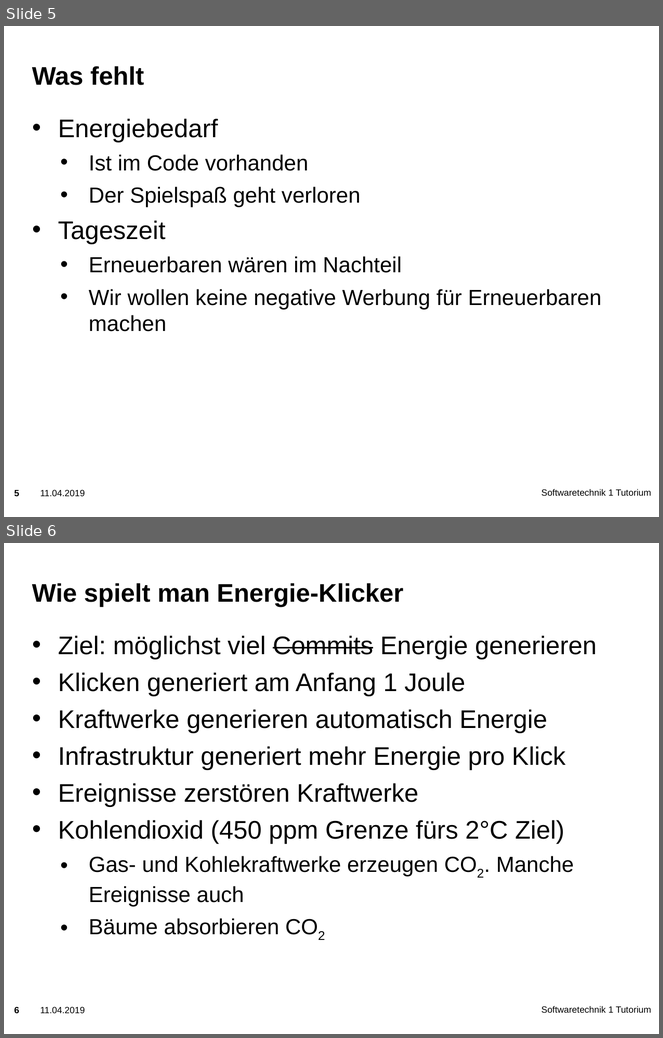
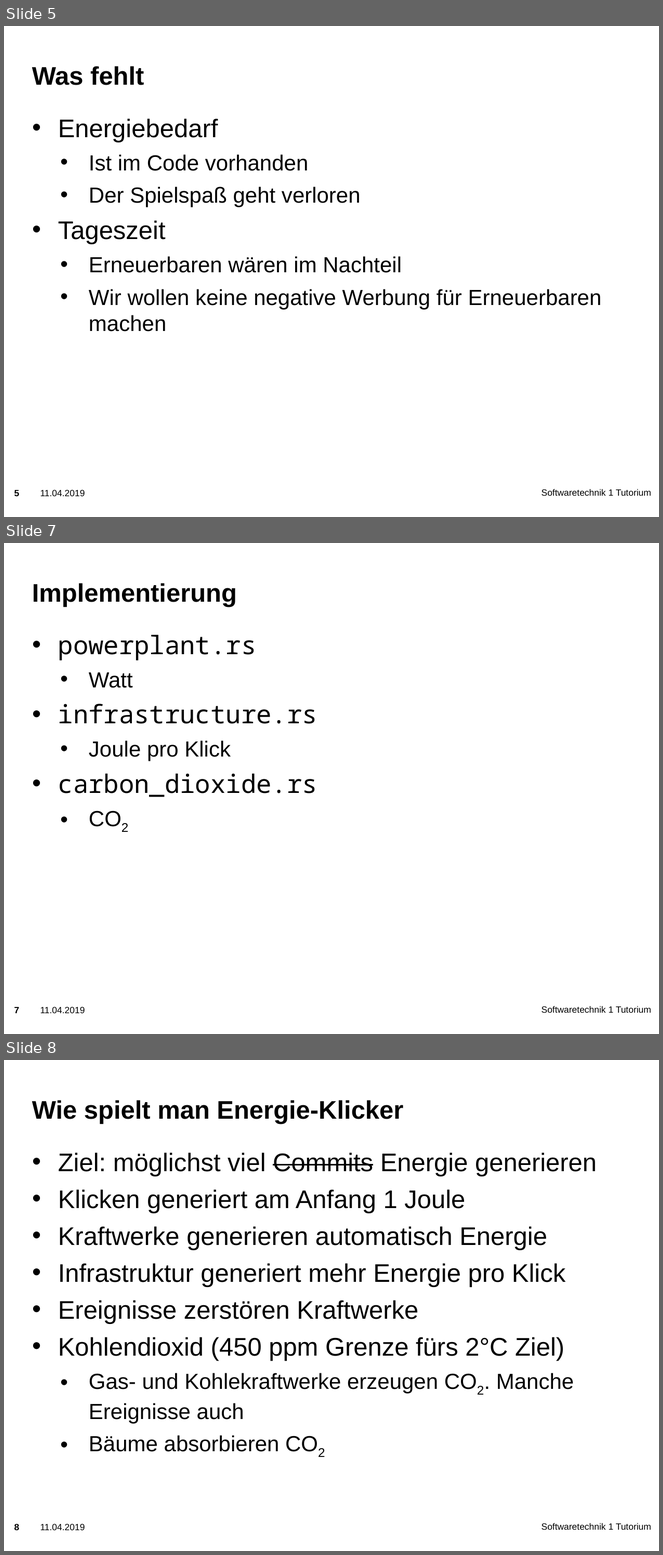
Before and after one commit to zyxsachin/embeddedRust, a slide deck: presentation.pptx. Shown one above the other, each under a label of ours: slides 5 and 6 before the commit, slides 5, 7 and 8 after it; the slides between them are not shown. The pictures are 663x1038 and 663x1555 pixels, drawn with LibreOffice and Linux fonts; fonts in the diff are those of the drawing; background and template pictures are left out. Boxes give left, top, right and bottom in pixels: in the first picture for what was removed or moved away, otherwise in the second. Text is boxed around its words. In the diff, an @@ line names an element or a change of style, - is before the commit and + after.

```diff
--- a/presentation.pptx
+++ b/presentation.pptx
@@ slide 7 added at bbox=[4, 543, 659, 1034], background picture (left out); not listed: 3 template elements that a slide beside it also shows @@
@@ title added at bbox=[32, 583, 237, 607], 28 pt, text #000000, bold @@
+Implementierung
@@ text added at bbox=[58, 635, 318, 797], 28 pt, text #000000 @@
+• powerplant.rs
+  • Watt
+• infrastructure.rs
+  • Joule pro Klick
+• carbon_dioxide.rs
+  • CO2
@@ what was slide 6 is now slide 8 @@
```
Also in this commit, not shown: 2 slides changed, 6 other slides added, 4 slides removed, 1 other file.
